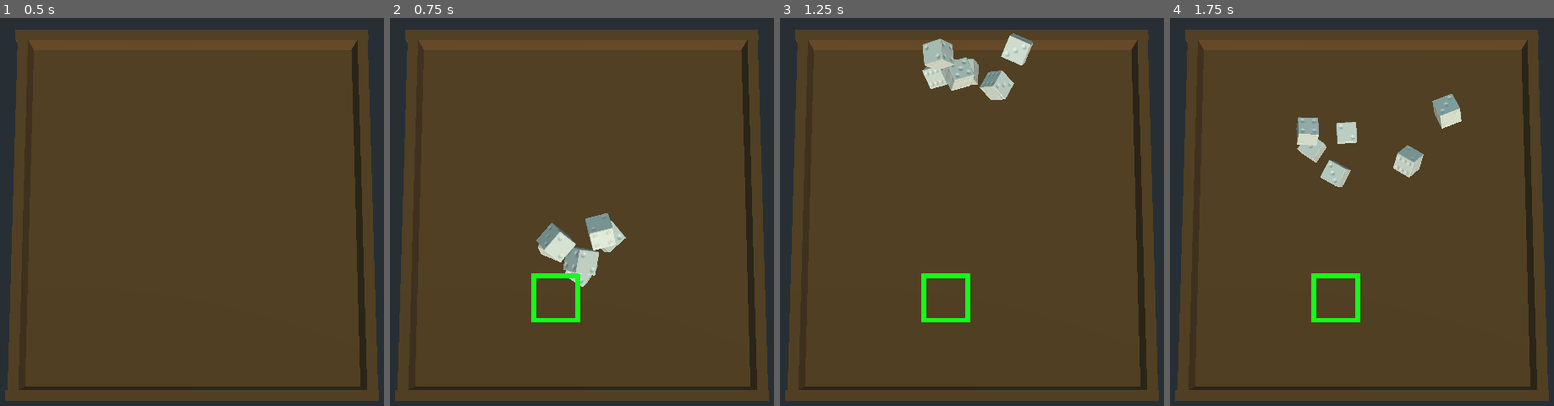
Above: before the commit, frames 1-4 (left to right).
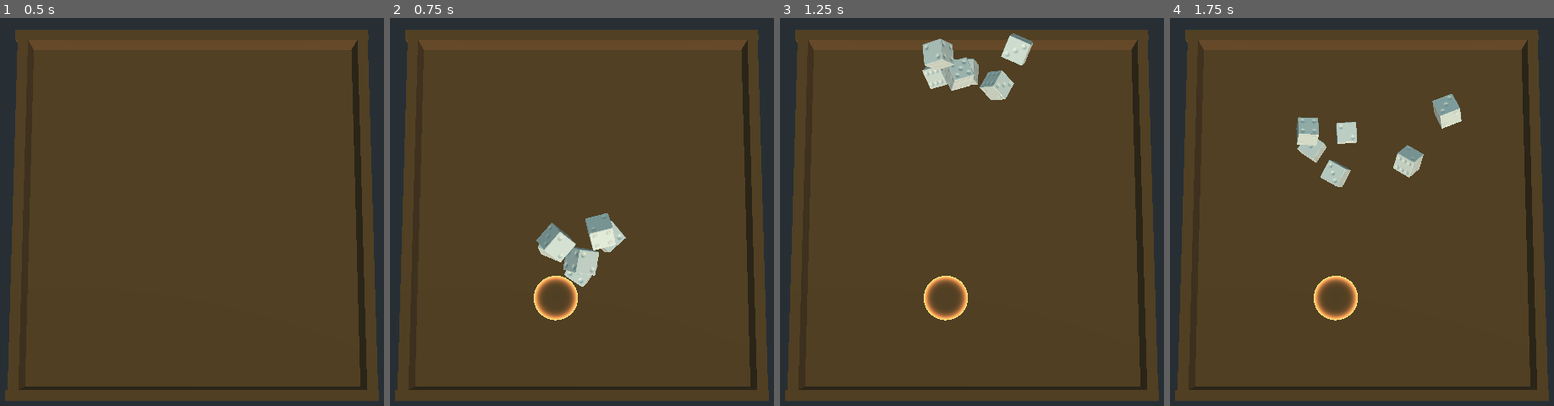
Above: after the commit, the same moments.

Repository: vjms/farkle
Game: Godot game, scene res://Maps/Board/Board.tscn
Same seed, same stepped clock (60 frames per second), same inputs: the game is played once before the commit and once after it. Before the commit the project has no main scene; this scene is started directly in both runs. The engine's default icon, where the game draws it, is replaced by a stand-in: a white triangle on a blue panel in a dark square.
Inputs (mouse positions are in pixels of both pictures, inside the frame that each line leads up to):
- Up to frame 1 (0.5 s): no input
- Up to frame 2 (0.75 s): tap Enter at 0.5 s; move the mouse to (547, 293) at 0.52 s; tap T at 0.6 s; click (547, 293) at 0.67 s
- Up to frame 3 (1.25 s): no input
- Up to frame 4 (1.75 s): move the mouse to (outside the picture) at 1.27 s; tap T at 1.35 s; click (outside the picture) at 1.42 s

Frame 1 is identical in both runs. In frame 2, 1.1% of the frame differs, in the area x 36-50%, y 65-79%; in frame 3, 1.1%; in frame 4, 1.1%.

Commit message:
selection indication shader fiddling

Diff:
--- a/Dice/Dice.tscn
+++ b/Dice/Dice.tscn
@@ -15,6 +15,7 @@
 
 [sub_resource type="ShaderMaterial" id=4]
 shader = ExtResource( 4 )
+shader_param/color = Vector3( 0.824, 0.259, 0.062 )
 
 [node name="Dice" type="Spatial"]
 script = ExtResource( 5 )
@@ -31,7 +32,8 @@
 material/0 = ExtResource( 3 )
 
 [node name="SelectionIndicator" type="MeshInstance" parent="."]
-transform = Transform( 2.00355, 0, 0, 0, 1, 0, 0, 0, 2.00355, 0, -0.866405, 0 )
+transform = Transform( 1.8095, 0, 0, 0, 1, 0, 0, 0, 1.8095, 0, -0.833919, 0 )
+cast_shadow = 0
 mesh = SubResource( 3 )
 material/0 = SubResource( 4 )
 [connection signal="input_event" from="RigidBody" to="RigidBody" method="_on_Dice_input_event"]
--- a/Dice/Dice_Selection.shader
+++ b/Dice/Dice_Selection.shader
@@ -1,12 +1,21 @@
 shader_type spatial;
+
+uniform vec3 color;
 
 void fragment(){
 	vec2 map = abs(UV - 0.5);
-	float weight = 0.4f;
-	if(map.x < weight && map.y < weight)
+	vec2 zero = vec2(0.0, 0.0);
+	vec3 col = color;
+	float dist = distance(map, zero);
+	float weight = 0.5f;
+	float alpha = dist + weight;
+	alpha = pow(alpha, 20);
+	if( dist > weight)
 	{
-		ALPHA = 0.f;
+		alpha = 0.0;
 	}
+	ALPHA = alpha;
+	ALBEDO = col;
+	EMISSION = col * 2.5;
 
-	ALBEDO = vec3(0, 130, 0);
 }
--- a/project.godot
+++ b/project.godot
@@ -16,6 +16,7 @@
 [application]
 
 config/name="farkle"
+run/main_scene="res://Maps/Board/Board.tscn"
 config/icon="res://icon.png"
 
 [autoload]
